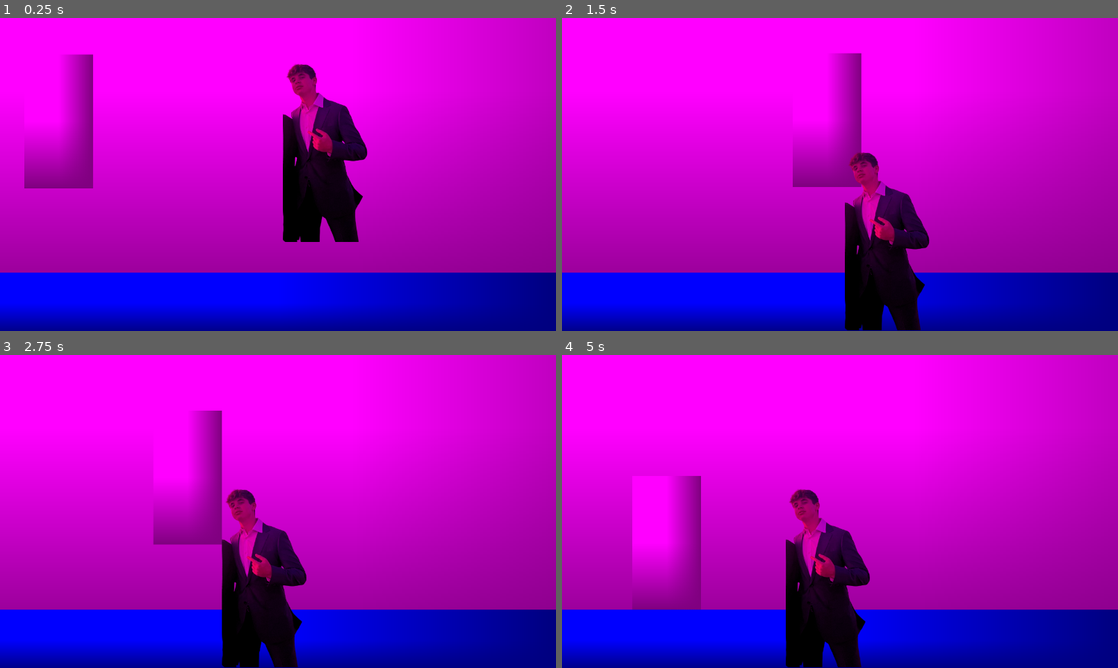
Above: before the commit, frames 1-4 (two rows, left to right).
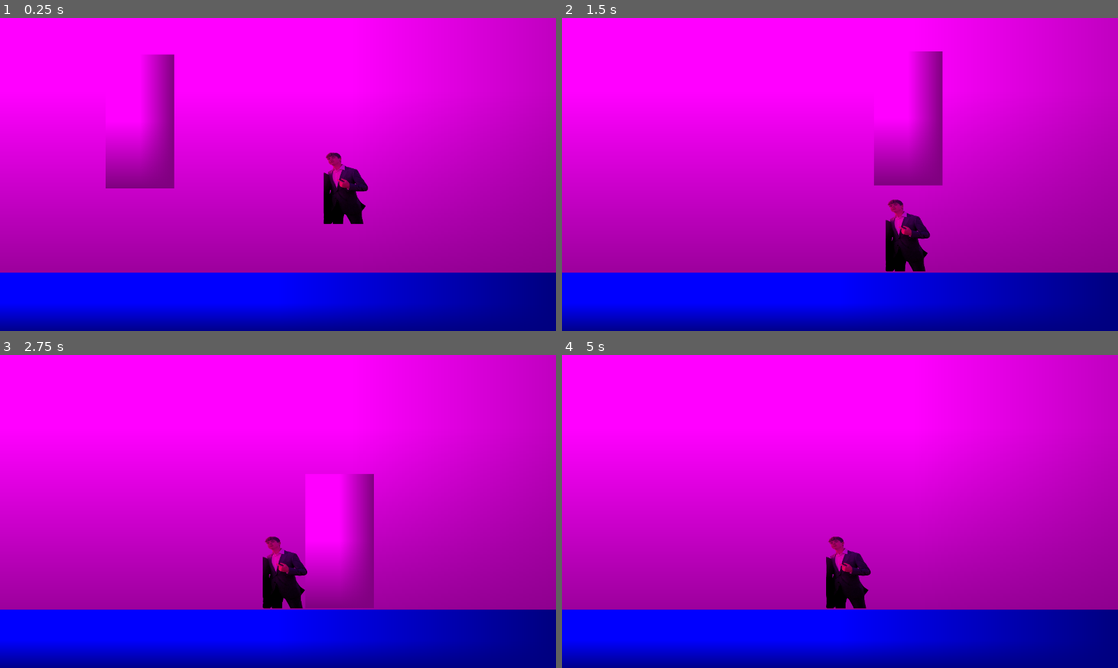
Above: after the commit, the same moments.

Repository: bjosephkatz/Bethesda-Brawl
Game: Godot game, scene res://scenes/game_arena.tscn
Two runs of this game, one before a commit and one after it. Both use one fixed random seed, a clock stepped at 60 frames per second and the inputs below.
Inputs:
- Up to frame 1 (0.25 s): no input
- Up to frame 2 (1.5 s): hold Right (move_right_p1) from 0.53 s (still down); tap M (attack_p1) at 0.6 s; tap Up (jump_p1) at 0.77 s; tap F (attack_p2) at 1.35 s
- Up to frame 3 (2.75 s): tap Up (jump_p1) at 1.52 s; release Right (move_right_p1) at 2.03 s; hold Left (move_left_p1) from 2.03 s (still down); hold A (move_left_p2) from 2.03 s (still down)
- Up to frame 4 (5 s): release Left (move_left_p1) at 2.78 s; release A (move_left_p2) at 2.78 s; hold Right (move_right_p1) 2.78-4.28 s; tap D (move_right_p2) at 2.85 s; tap Up (jump_p1) at 3.02, 3.77, 4.52 s; tap M (attack_p1) at 3.6 s; hold Left (move_left_p1) from 4.28 s (still down); tap F (attack_p2) at 4.35 s

The runs differ from the first frame. In frame 1, 12% of the frame differs, in the area x 4-67%, y 11-72%; in frame 2, 11%; in frame 3, 12%, in the area x 27-68%, y 17-100%; in frame 4, 9.0%.

Commit message:
fixed attack areas

Diff:
--- a/scenes/game_arena.tscn
+++ b/scenes/game_arena.tscn
@@ -17,13 +17,13 @@
 size = Vector2(79, 154)
 
 [sub_resource type="RectangleShape2D" id="RectangleShape2D_morgh"]
-size = Vector2(53, 127)
+size = Vector2(105.5, 157)
 
 [sub_resource type="RectangleShape2D" id="RectangleShape2D_pwy2h"]
-size = Vector2(109, 177)
+size = Vector2(99, 177)
 
 [sub_resource type="RectangleShape2D" id="RectangleShape2D_pou1h"]
-size = Vector2(54, 145)
+size = Vector2(0.60635, 5.76821)
 
 [node name="GameArena" type="Node2D"]
 
@@ -45,6 +45,7 @@
 texture = SubResource("PlaceholderTexture2D_2xdjh")
 
 [node name="Player" type="CharacterBody2D" parent="." groups=["players"]]
+position = Vector2(187, 0)
 scale = Vector2(2, 2)
 script = ExtResource("1_2xdjh")
 
@@ -53,15 +54,15 @@
 scale = Vector2(79, 154)
 texture = SubResource("PlaceholderTexture2D_a1nvs")
 
-[node name="CollisionShape2D" type="CollisionShape2D" parent="Player"]
-position = Vector2(67.5, 94)
+[node name="Player1Collision" type="CollisionShape2D" parent="Player"]
+position = Vector2(67.5, 96)
 shape = SubResource("RectangleShape2D_2xdjh")
 
 [node name="AttackArea" type="Area2D" parent="Player"]
 monitoring = false
 
-[node name="CollisionShape2D" type="CollisionShape2D" parent="Player/AttackArea"]
-position = Vector2(105, 95)
+[node name="Player1Attack" type="CollisionShape2D" parent="Player/AttackArea"]
+position = Vector2(66.25, 96)
 shape = SubResource("RectangleShape2D_morgh")
 
 [node name="Player2" type="CharacterBody2D" parent="." groups=["players"]]
@@ -69,20 +70,21 @@
 script = ExtResource("2_pwy2h")
 
 [node name="Sprite2D" type="Sprite2D" parent="Player2"]
-position = Vector2(752, 281)
-scale = Vector2(0.587719, 0.587792)
+position = Vector2(798, 368)
+scale = Vector2(0.309941, 0.237311)
 texture = ExtResource("3_morgh")
 
-[node name="CollisionShape2D" type="CollisionShape2D" parent="Player2"]
-position = Vector2(761.5, 274.5)
+[node name="Player2Collsion" type="CollisionShape2D" parent="Player2"]
+position = Vector2(790, 369)
 shape = SubResource("RectangleShape2D_pwy2h")
 
 [node name="AttackArea2" type="Area2D" parent="Player2"]
 scale = Vector2(299.129, -30.0849)
 monitoring = false
 
-[node name="CollisionShape2D" type="CollisionShape2D" parent="Player2/AttackArea2"]
-position = Vector2(704, 272.5)
+[node name="Player2Attack" type="CollisionShape2D" parent="Player2/AttackArea2"]
+position = Vector2(2.63599, -12.3151)
+scale = Vector2(0.997922, 1.08911)
 shape = SubResource("RectangleShape2D_pou1h")
 
 [connection signal="body_entered" from="Player/AttackArea" to="Player" method="_on_attack_area_body_entered"]
